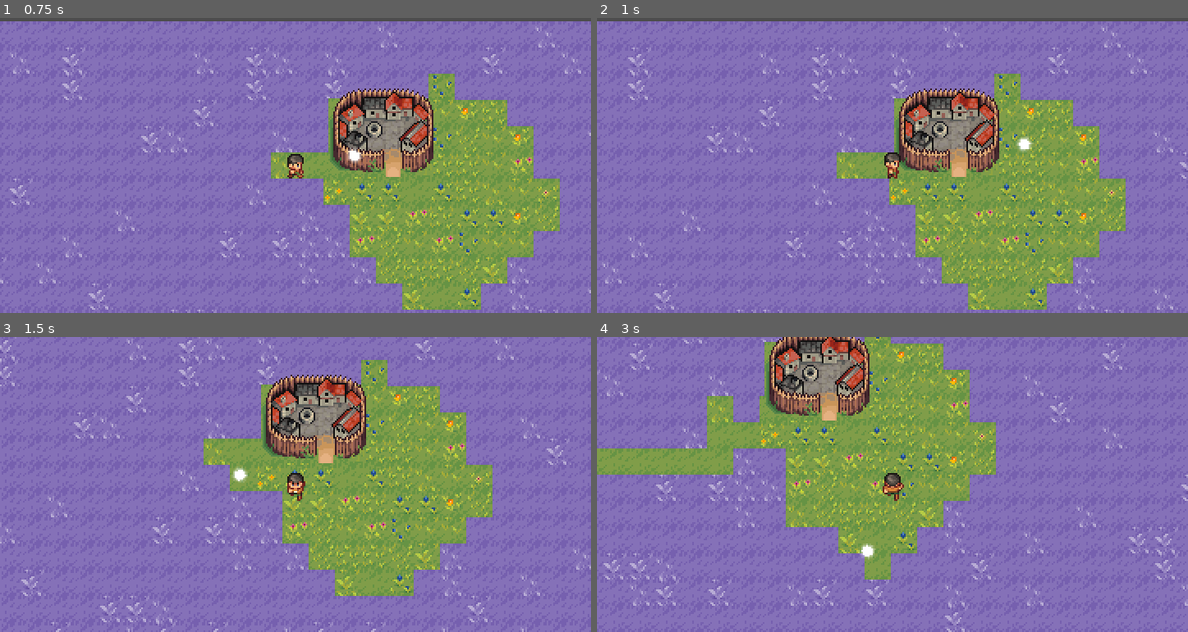
Above: before the commit, frames 1-4 (two rows, left to right).
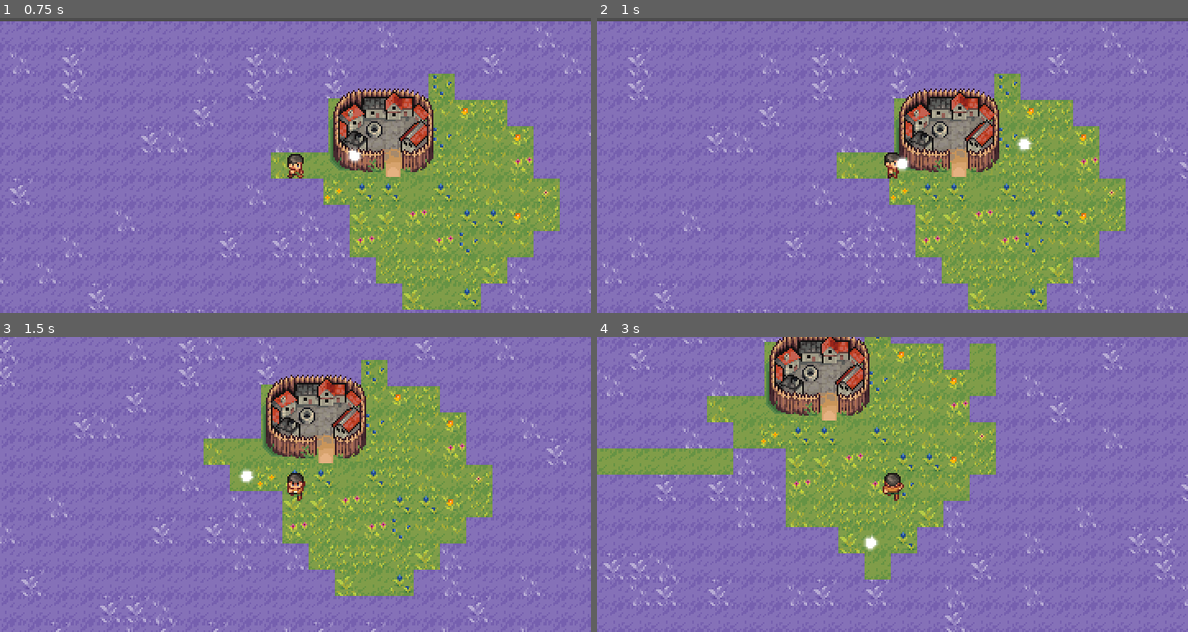
Above: after the commit, the same moments.

Repository: PEMDAS-Studio/GameJam24
Game: Godot game, scene res://BadGrass/grassgame.tscn
The game is run twice, just before and just after one commit, with the same random seed, the same clock (stepped at 60 frames per second) and the same inputs. This scene is started directly instead of the project's main scene.
Inputs (mouse positions are in pixels of both pictures, inside the frame that each line leads up to):
- Up to frame 1 (0.75 s): tap Enter at 0.5 s; move the mouse to (425, 150) at 0.52 s; hold D (right) from 0.53 s (still down); hold Space (grassaction) from 0.53 s (still down)
- Up to frame 2 (1 s): keep holding D (right); keep holding Space (grassaction)
- Up to frame 3 (1.5 s): move the mouse to (177, 499) at 1.27 s; release D (right) at 1.28 s; release Space (grassaction) at 1.28 s; hold S (down) from 1.28 s (still down); tap Space (grassaction) at 1.35 s
- Up to frame 4 (3 s): move the mouse to (951, 419) at 2.02 s; release S (down) at 2.03 s; hold D (right) 2.03-2.78 s; hold Space (grassaction) 2.03-2.78 s; move the mouse to (862, 543) at 2.77 s; hold W (up) from 2.78 s (still down); tap Space (grassaction) at 2.85 s

Frame 1 is identical in both runs. In frame 2, 0.1% of the frame differs, in the area x 50-54%, y 46-53%; in frame 3, 0.2%; in frame 4, 1.8%, in the area x 18-68%, y 2-76%.

Commit message:
changed to autofire
made it so the character autofires when the weapon key is held

Diff:
--- a/gameproj/Character.gd
+++ b/gameproj/Character.gd
@@ -18,7 +18,7 @@
 	set_motion_mode(MOTION_MODE_FLOATING);
 
 func _physics_process(delta):
-	if (Input.is_action_just_pressed("grassaction") && !_isAttacking):
+	if (Input.is_action_pressed("grassaction") && !_isAttacking):
 		Attack()
 
 	var xDirection = Input.get_axis("left", "right")
